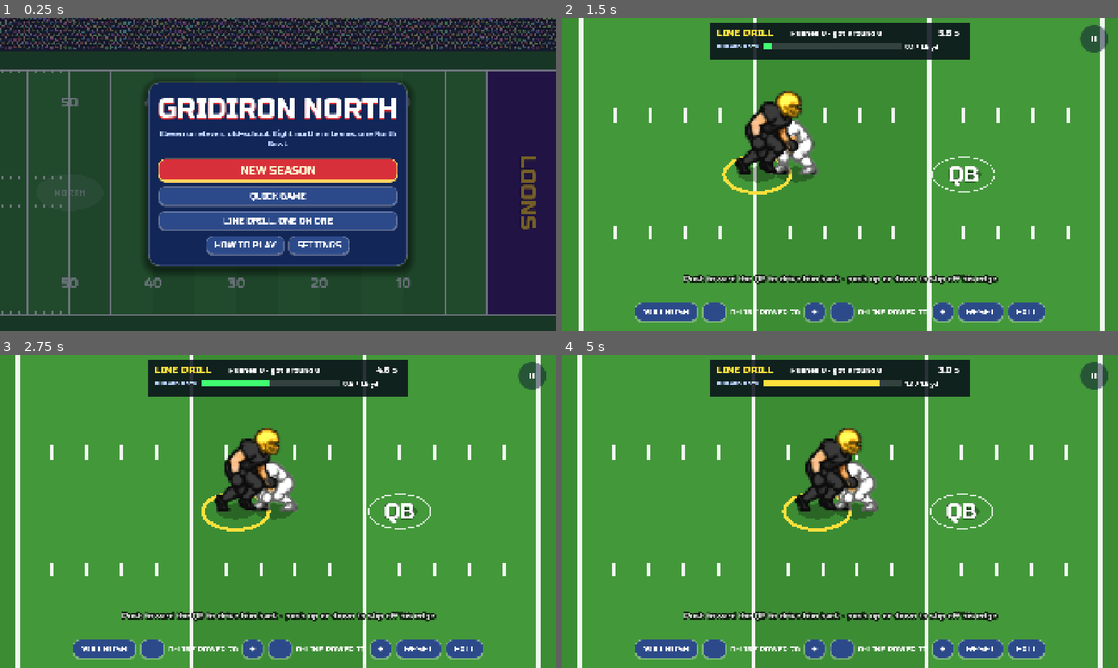
Above: before the commit, frames 1-4 (two rows, left to right).
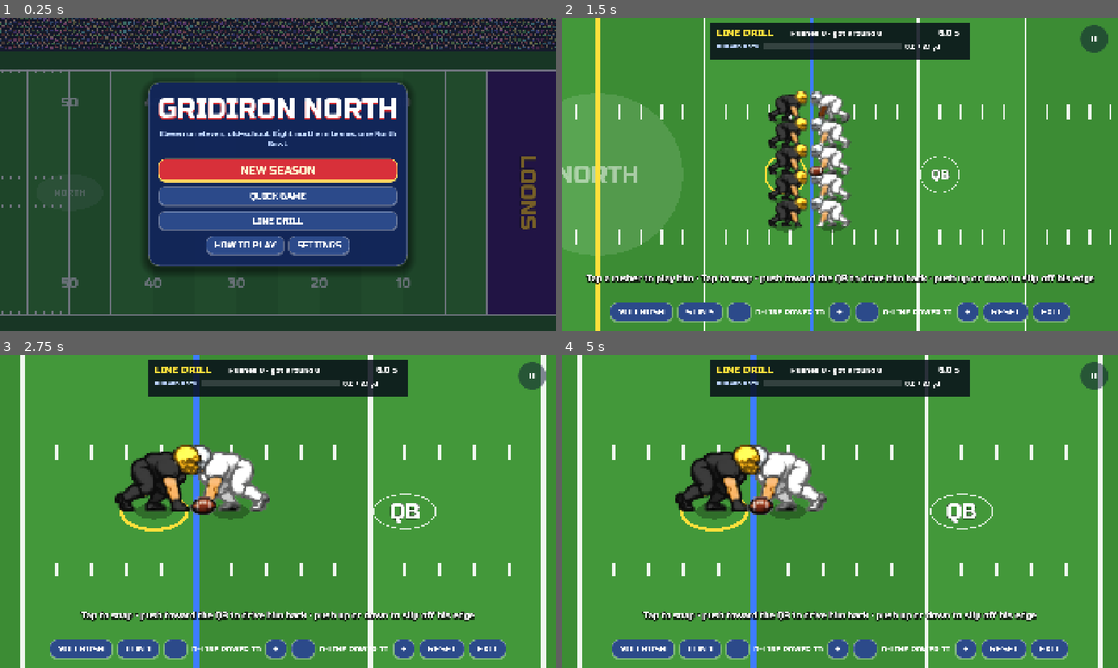
Above: after the commit, the same moments.

Repository: barnes1084/football
Game: Godot game, scene res://scenes/main.tscn
The game is run twice, just before and just after one commit, with the same random seed, the same clock (stepped at 60 frames per second) and the same inputs.
Inputs (mouse positions are in pixels of both pictures, inside the frame that each line leads up to):
- Up to frame 1 (0.25 s): no input
- Up to frame 2 (1.5 s): click (840, 221) at 0.5 s, where only the run after the commit has a clickable "LINE DRILL"; click (701, 312) at 1.25 s, where only the run after the commit has a clickable "1 ON 1"
- Up to frame 3 (2.75 s): click (139, 649) at 2 s, where only the run after the commit has a clickable "5 ON 5"
- Up to frame 4 (5 s): tap Enter at 2.75 s; move the mouse to (962, 495) at 2.77 s; hold D 2.78-3.5 s; tap P at 2.85 s; click (962, 495) at 2.92 s; tap Space at 3.02 s; click "RESUME" at 3.5 s; drag from (728, 527) to (812, 574) at 4.27 s

The runs differ from the first frame. In frame 1, 0.3% of the frame differs, in the area x 40-60%, y 63-66%; in frame 2, 20%, in the area x 0-99%, y 0-100%; in frame 3, 19%; in frame 4, 13%.

Commit message:
Line drill: 5 on 5, lines set up apart, a blocking pose
- New pose for blocking linemen, hands out and punching, cut from
  art-source/pass_block.png by tools/cut_players.py (scaled to the sheets'
  poses, its skin recolored to both skin tones, with a uniform mask so it
  takes team colors).
- The two lines set up `lineSplit` apart (2.2 yd), in the game and the
  drill.
- The line drill has a 5 ON 5 mode: the whole offensive line against five
  rushers, each head up on a lineman. Tap a rusher to play him. Seen from
  higher up and a bit farther out so every lane is clear.
- The wall settings tuned in the APK are the new defaults (square 1.2 yd,
  end reach 3 yd, pocket set 3 yd, give 3.1 yd, gap 2 yd, slide 2.1 yd/s,
  blocking reach 2 yd). The pocket never sets back past the quarterback's
  drop.

Co-Authored-By: Claude Opus 5.5 <noreply@anthropic.com>
Claude-Session: https://claude.ai/code/session_01BJU6vHvAKtZH6NTjzje4Ra

Diff:
--- a/assets/players/meta.json
+++ b/assets/players/meta.json
@@ -444,5 +444,16 @@
    133
   ],
   "top": 4
+ },
+ "passblock": {
+  "size": [
+   211,
+   167
+  ],
+  "foot": [
+   67,
+   162
+  ],
+  "top": 4
  }
 }
--- a/default_settings.cfg
+++ b/default_settings.cfg
@@ -114,13 +114,13 @@
 ; How long blocks hold (backs, tight ends, receivers) (0.2 to 4 ×)
 blockHold=1
 ; Wall: half the width of a lineman's square (0.3 to 1.2 yd)
-wallSquare=0.65
+wallSquare=1.2
 ; Wall: extra reach outside for the end linemen (0 to 3 yd): so edge rushers have to beat the tackles too
-wallEdge=1.2
+wallEdge=3
 ; Wall: steps back to set the pocket (0 to 3 yd)
-wallSet=1
+wallSet=3
 ; Wall: pushed back this far, a rusher gets around (0.3 to 5 yd)
-wallGive=1.6
+wallGive=3.1
 ; Wall: pass rush push (even matchup) (0 to 3 yd/s)
 wallPush=0.55
 ; Wall: push on a run (even matchup) (-2 to 2 yd/s): below 0, the line drives the defense back
@@ -129,12 +129,14 @@
 wallPower=1.8
 ; Wall: a free neighbor's double team slows the push by (0 to 1 yd/s)
 wallHelp=0.2
+; Lines: how far apart the two lines set up (1 to 5 yd): offensive and defensive linemen at the snap
+lineSplit=2.2
 ; Wall: how far apart a lineman and his rusher stand (0.5 to 2 yd)
-wallGap=1.1
+wallGap=2
 ; Wall: how fast a rusher can slide across (0 to 4 yd/s)
-wallSlip=1.4
+wallSlip=2.1
 ; Blocking reach (0.4 to 2 yd)
-blockReach=1
+blockReach=2
 
 ; ---------- PASSING ----------
 ; Pass speed (8 to 40 yd/s): at an average arm
--- a/scripts/field.gd
+++ b/scripts/field.gd
@@ -105,8 +105,11 @@
 	view = get_viewport_rect().size
 	sq = Tune.v.fieldTilt
 	if g != null and g.drill:
-		# The line drill: up close.
-		k = view.x / 16.0
+		# The line drill: up close; for five on five, farther out and seen
+		# from higher up so every matchup has its own lane.
+		k = view.x / (26.0 if g.drill_five else 16.0)
+		if g.drill_five:
+			sq = 0.95
 	elif whole_field():
 		# Zoom out until both sidelines fit under the scoreboard.
 		k = (view.y - TOP_PX - BOTTOM_PX) / ((Game.FIELD_W + SIDE_MARGIN * 2) * sq)
@@ -205,6 +208,8 @@
 			actors.add_child(s)
 			sprites[p] = s
 	var sc: float = player_scale() * k / 56.5
+	if g.drill and g.drill_five:
+		sc *= 0.75
 	for p in g.players:
 		var s: Sprite2D = sprites[p]
 		var pose := pose_for(p)
@@ -266,7 +271,8 @@
 	# The wall: linemen block from the low crouch, rocking as they're pushed.
 	if p.wall and phase in ["live", "dead"] and p.vel.length() < 3.0:
 		if p.engaged != null:
-			return "lb" if int(Time.get_ticks_msec() / 260 + p.id) % 2 == 0 else "lb2"
+			# Hands out, punching: the blocking stance.
+			return "passblock"
 		return "lb"
 	if p.engaged != null:
 		var push := int(Time.get_ticks_msec() / 220 + p.id) % 2 == 0
--- a/scripts/game.gd
+++ b/scripts/game.gd
@@ -130,6 +130,7 @@
 var drill_ol := 0.7
 var drill_log: Array = []
 var drill_beat := -1.0
+var drill_five := false
 const DRILL_TIME := 6.0
 
 
@@ -451,6 +452,7 @@
 	for i in Playbook.DEF_FORM.size():
 		var s: Dictionary = Playbook.DEF_FORM[i]
 		dlist.append(_make_player(1 - poss, s, de_team.defense[i], Vector2(lx + s.dx * d, ball_y + s.dy * d)))
+	_split_lines()
 	_assign_jobs()
 	if user == poss:
 		controlled = null
@@ -474,6 +476,20 @@
 		if p.slot == slot:
 			return p
 	return null
+
+
+## The two lines set up `lineSplit` apart: the offensive line a little
+## behind the ball, the defensive line across from it.
+func _split_lines() -> void:
+	var d: int = dir[poss]
+	var lx := los_x()
+	var split: float = Tune.v.lineSplit
+	for p: P in players:
+		if p.role == "OL":
+			p.at.x = lx - d * split * 0.45
+		elif p.role == "DL":
+			p.at.x = lx + d * split * 0.55
+		p.tgt = p.at
 
 
 ## Routes, blocks and coverage for the play called.
@@ -769,6 +785,8 @@
 	if off_call.kind == "run" and off_call.carrier == "QB":
 		handed = true
 		qb.job = "carry"
+	if qb != null:
+		qb.home = qb.at
 	# Blockers pick their men; the linemen form the wall.
 	for p: P in offense():
 		if p.role == "OL":
@@ -780,7 +798,7 @@
 	line.sort_custom(func(a, b): return a.home.y < b.home.y)
 	for i in line.size():
 		var p: P = line[i]
-		var edge: float = 0.0 if drill else Tune.v.wallEdge
+		var edge: float = 0.0 if drill and line.size() == 1 else Tune.v.wallEdge
 		p.lo = p.home.y - Tune.v.wallSquare - (edge if i == 0 else 0.0)
 		p.hi = p.home.y + Tune.v.wallSquare + (edge if i == line.size() - 1 else 0.0)
 		if p.job in ["block", "lead"]:
@@ -1129,7 +1147,13 @@
 func wall_x(p: P) -> float:
 	var d: int = dir[poss]
 	var s := clampf(t / 0.4, 0.0, 1.0)
-	var step: float = -Tune.v.wallSet if off_call.get("kind", "") == "pass" else 0.4
+	var step := 0.4
+	if off_call.get("kind", "") == "pass":
+		# Set the pocket, but stay in front of where the quarterback drops to.
+		var lx := los_x()
+		var qb_depth: float = maxf(float(off_call.get("drop", 5.0)), absf(qb.home.x - lx) if qb != null else 0.0)
+		var line_depth := absf(p.home.x - lx)
+		step = -minf(Tune.v.wallSet, maxf(0.0, qb_depth - 1.5 - line_depth))
 	return p.home.x + d * (step * s) - d * p.give
 
 
@@ -1913,8 +1937,9 @@
 ## One offensive lineman against one defensive lineman. You play the
 ## defensive lineman (or watch the computer do both): drive your man back,
 ## or slip off the edge of his square, and get to the quarterback's spot.
-func start_drill(you_rush: bool, dl_power: float, ol_power: float) -> void:
+func start_drill(you_rush: bool, dl_power: float, ol_power: float, five := false) -> void:
 	drill = true
+	drill_five = five
 	drill_user = you_rush
 	drill_dl = dl_power
 	drill_ol = ol_power
@@ -1946,14 +1971,25 @@
 	def_call = Playbook.defense("base")
 	var d: int = dir[poss]
 	var lx := los_x()
-	var o_r: Dictionary = teams[poss].offense.filter(func(r): return r.role == "OL")[0].duplicate()
-	o_r.pwr = drill_ol
-	var ol := _make_player(poss, {slot = "C", role = "OL"}, o_r, Vector2(lx - 0.6 * d, ball_y))
-	ol.job = "block"
-	var d_r: Dictionary = teams[1 - poss].defense[1].duplicate()
-	d_r.pwr = drill_dl
-	var dl := _make_player(1 - poss, {slot = "DL2", role = "DL"}, d_r, Vector2(lx + 0.9 * d, ball_y))
-	dl.job = "rush"
+	var split: float = Tune.v.lineSplit
+	# One lineman across from one rusher, or the whole line: five on five,
+	# each rusher head up on a lineman.
+	var lanes := [0.0] if not drill_five else [-2.6, -1.3, 0.0, 1.3, 2.6]
+	var slots := ["LT", "LG", "C", "RG", "RT"] if drill_five else ["C"]
+	var ol_roster: Array = teams[poss].offense.filter(func(r): return r.role == "OL")
+	var dl_roster: Array = teams[1 - poss].defense.filter(func(r): return r.role == "DL")
+	var dl: P = null
+	for i in lanes.size():
+		var o_r: Dictionary = ol_roster[i % ol_roster.size()].duplicate()
+		o_r.pwr = drill_ol
+		var ol := _make_player(poss, {slot = slots[i], role = "OL"}, o_r, Vector2(lx - d * split * 0.45, ball_y + lanes[i] * d))
+		ol.job = "block"
+		var d_r: Dictionary = dl_roster[(i + 1) % dl_roster.size()].duplicate()
+		d_r.pwr = drill_dl
+		var rusher := _make_player(1 - poss, {slot = "DL%d" % (i + 1), role = "DL"}, d_r, Vector2(lx + d * split * 0.55, ball_y + lanes[i] * d))
+		rusher.job = "rush"
+		if lanes[i] == 0.0:
+			dl = rusher
 	# The quarterback's spot: the target, not drawn as a player.
 	qb = P.new()
 	qb.team = poss
@@ -1963,7 +1999,7 @@
 	carrier = qb
 	controlled = dl if drill_user else null
 	if drill_user:
-		_banner("", "Tap to snap · push toward the QB to drive him back · push up or down to slip off his edge")
+		_banner("", ("Tap a rusher to play him · " if drill_five else "") + "Tap to snap · push toward the QB to drive him back · push up or down to slip off his edge")
 	else:
 		_banner("", "")
 
@@ -1973,11 +2009,18 @@
 		_snap()
 
 
+## The lineman to show on the drill's meter: the one blocking you, or the
+## one driven back the farthest.
 func drill_ol_player() -> P:
+	var best: P = null
 	for p: P in players:
-		if p.role == "OL":
+		if p.role != "OL":
+			continue
+		if controlled != null and p.engaged == controlled:
 			return p
-	return null
+		if best == null or p.give > best.give:
+			best = p
+	return best
 
 
 func drill_dl_player() -> P:
@@ -1990,13 +2033,16 @@
 ## The rusher wins by getting around and reaching the quarterback's spot;
 ## the lineman wins by holding him off until time runs out.
 func _drill_check() -> void:
-	var dl := drill_dl_player()
-	if dl == null:
-		return
-	if drill_beat < 0 and dl.free > 0:
-		drill_beat = t
-		events.append({type = "miss", team = dl.team})
-	if dl.at.distance_to(qb.at) < Tune.v.tackleReach + 0.3:
+	var dl: P = null
+	for p: P in players:
+		if p.role != "DL":
+			continue
+		if drill_beat < 0 and p.free > 0:
+			drill_beat = t
+			events.append({type = "miss", team = p.team})
+		if p.at.distance_to(qb.at) < Tune.v.tackleReach + 0.3:
+			dl = p
+	if dl != null:
 		dl.set_act("tackler")
 		dl.down = 1.0
 		events.append({type = "tackle", team = poss, big = true})
--- a/scripts/main.gd
+++ b/scripts/main.gd
@@ -87,8 +87,13 @@
 			g.give_ball(0, 35.0)
 			_choose_defense("base")
 			await _wait(4.5)
-		"drill", "drill_watch":
-			_start_drill(what == "drill")
+		"drill", "drill_watch", "drill5", "drill5_pre":
+			_drill.five = what.begins_with("drill5")
+			_start_drill(what != "drill_watch")
+			if what == "drill5_pre":
+				await _wait(0.6)
+				_shot_save(file)
+				return
 			await _wait(0.5)
 			g.drill_snap()
 			await _wait(1.2)
@@ -130,6 +135,10 @@
 		_:
 			await _wait(1.5)
 	await _wait(0.3)
+	_shot_save(file)
+
+
+func _shot_save(file: String) -> void:
 	var img := get_viewport().get_texture().get_image()
 	img.save_png(file)
 	print("saved ", ProjectSettings.globalize_path(file))
@@ -302,7 +311,7 @@
 	else:
 		box.add_child(UI.button("NEW SEASON", func(): _pick_team(false), "big"))
 	box.add_child(UI.button("QUICK GAME", func(): _pick_team(true)))
-	box.add_child(UI.button("LINE DRILL: ONE ON ONE", func(): _start_drill(true)))
+	box.add_child(UI.button("LINE DRILL", func(): _start_drill(true)))
 	var row := HBoxContainer.new()
 	row.alignment = BoxContainer.ALIGNMENT_CENTER
 	row.add_child(UI.button("HOW TO PLAY", _how_to))
@@ -561,7 +570,7 @@
 
 # ---------- Line drill ----------
 
-var _drill := {you = true, dl = 0.7, ol = 0.7}
+var _drill := {you = true, dl = 0.7, ol = 0.7, five = false}
 
 
 ## One offensive lineman against one defensive lineman, nobody else: try
@@ -570,7 +579,7 @@
 	_drill.you = you_rush
 	season_game = false
 	var game := Game.new(3, "balanced", 5, "balanced", 0, 0)
-	game.start_drill(_drill.you, _drill.dl, _drill.ol)
+	game.start_drill(_drill.you, _drill.dl, _drill.ol, _drill.five)
 	_set_game(game)
 	screen = "play"
 	clear_menu()
@@ -581,7 +590,7 @@
 
 func _restart_drill() -> void:
 	var log: Array = g.drill_log
-	g.start_drill(_drill.you, _drill.dl, _drill.ol)
+	g.start_drill(_drill.you, _drill.dl, _drill.ol, _drill.five)
 	g.drill_log = log
 	field.set_game(g)
 	clear_menu()
@@ -601,6 +610,10 @@
 		_drill.you = not _drill.you
 		_restart_drill())
 	bar.add_child(you)
+	bar.add_child(UI.button("5 ON 5" if _drill.five else "1 ON 1", func():
+		_drill.five = not _drill.five
+		g.drill_log.clear()
+		_restart_drill()))
 	for side in [["dl", "D-LINE"], ["ol", "O-LINE"]]:
 		var key: String = side[0]
 		bar.add_child(UI.button("−", func():
@@ -758,7 +771,9 @@
 
 func _tap(pos: Vector2) -> void:
 	if g.drill:
-		g.drill_snap()
+		# In the drill a tap picks a rusher, or snaps the ball.
+		if not g.select_at(field.to_field(pos)) and g.phase == "presnap":
+			g.drill_snap()
 	elif g.phase == "presnap" and g.poss == g.user:
 		g.hike()
 	elif g.user >= 0 and g.ball_team() != g.user:
--- a/scripts/tune.gd
+++ b/scripts/tune.gd
@@ -59,17 +59,18 @@
 	{key = "diveBonus", label = "Extra tackle chance on a dive", min = 0, max = 1, step = 0.01, def = 0.25, pct = true},
 	{key = "missStun", label = "Stumble after a missed tackle", min = 0, max = 2, step = 0.05, def = 0.7, unit = "s"},
 	{key = "blockHold", label = "How long blocks hold (backs, tight ends, receivers)", min = 0.2, max = 4, step = 0.05, def = 1, unit = "×"},
-	{key = "wallSquare", label = "Wall: half the width of a lineman's square", min = 0.3, max = 1.2, step = 0.05, def = 0.65, unit = "yd"},
-	{key = "wallEdge", label = "Wall: extra reach outside for the end linemen", min = 0, max = 3, step = 0.1, def = 1.2, unit = "yd", note = "so edge rushers have to beat the tackles too"},
-	{key = "wallSet", label = "Wall: steps back to set the pocket", min = 0, max = 3, step = 0.1, def = 1, unit = "yd"},
-	{key = "wallGive", label = "Wall: pushed back this far, a rusher gets around", min = 0.3, max = 5, step = 0.1, def = 1.6, unit = "yd"},
+	{key = "wallSquare", label = "Wall: half the width of a lineman's square", min = 0.3, max = 1.2, step = 0.05, def = 1.2, unit = "yd"},
+	{key = "wallEdge", label = "Wall: extra reach outside for the end linemen", min = 0, max = 3, step = 0.1, def = 3, unit = "yd", note = "so edge rushers have to beat the tackles too"},
+	{key = "wallSet", label = "Wall: steps back to set the pocket", min = 0, max = 3, step = 0.1, def = 3, unit = "yd"},
+	{key = "wallGive", label = "Wall: pushed back this far, a rusher gets around", min = 0.3, max = 5, step = 0.1, def = 3.1, unit = "yd"},
 	{key = "wallPush", label = "Wall: pass rush push (even matchup)", min = 0, max = 3, step = 0.05, def = 0.55, unit = "yd/s"},
 	{key = "wallRunPush", label = "Wall: push on a run (even matchup)", min = -2, max = 2, step = 0.05, def = 0.05, unit = "yd/s", note = "below 0, the line drives the defense back"},
 	{key = "wallPower", label = "Wall: how much strength changes the push", min = 0, max = 5, step = 0.1, def = 1.8, unit = "yd/s"},
 	{key = "wallHelp", label = "Wall: a free neighbor's double team slows the push by", min = 0, max = 1, step = 0.05, def = 0.2, unit = "yd/s"},
-	{key = "wallGap", label = "Wall: how far apart a lineman and his rusher stand", min = 0.5, max = 2, step = 0.05, def = 1.1, unit = "yd"},
-	{key = "wallSlip", label = "Wall: how fast a rusher can slide across", min = 0, max = 4, step = 0.1, def = 1.4, unit = "yd/s"},
-	{key = "blockReach", label = "Blocking reach", min = 0.4, max = 2, step = 0.05, def = 1, unit = "yd"},
+	{key = "lineSplit", label = "Lines: how far apart the two lines set up", min = 1, max = 5, step = 0.1, def = 2.2, unit = "yd", note = "offensive and defensive linemen at the snap"},
+	{key = "wallGap", label = "Wall: how far apart a lineman and his rusher stand", min = 0.5, max = 2, step = 0.05, def = 2, unit = "yd"},
+	{key = "wallSlip", label = "Wall: how fast a rusher can slide across", min = 0, max = 4, step = 0.1, def = 2.1, unit = "yd/s"},
+	{key = "blockReach", label = "Blocking reach", min = 0.4, max = 2, step = 0.05, def = 2, unit = "yd"},
 	{group = "PASSING"},
 	{key = "passSpeed", label = "Pass speed", min = 8, max = 40, step = 0.5, def = 22, unit = "yd/s", note = "at an average arm"},
 	{key = "maxThrow", label = "Longest throw", min = 20, max = 80, step = 1, def = 55, unit = "yd"},
--- a/tests/run_tests.gd
+++ b/tests/run_tests.gd
@@ -239,7 +239,7 @@
 		if p != dl and p != g.qb and p.role != "OL":
 			p.down = 9999.0
 			p.job = "out"
-	for i in 900:
+	for i in 1800:
 		g.step(1.0 / 120.0)
 		g.events.clear()
 		if dl.free > 0 or dl.act == "tackler":
@@ -264,7 +264,7 @@
 		strong += wall_time(0.95, 500 + i)
 		weak += wall_time(0.35, 500 + i)
 	print("wall: a strong rusher gets around in %.1f s, a weak one in %.1f s (99 = never)" % [strong / 4, weak / 4])
-	check(strong < 20.0, "a strong rusher gets around (%.1f s avg)" % (strong / 4))
+	check(strong / 4 < 14.0, "a strong rusher gets around (%.1f s avg)" % (strong / 4))
 	check(strong < weak, "stronger rushers push the wall back faster (%.1f s vs %.1f s)" % [strong / 4, weak / 4])
 	# You at defensive tackle, pushing straight at the quarterback.
 	var h := user_defense(30.0, "base", 77)
@@ -283,14 +283,18 @@
 
 
 ## Runs line drill rushes; returns how many the rusher won.
-func drill_wins(dl: float, ol: float, n: int, push := Vector2.ZERO, you := false) -> int:
+## `steer`: you push toward the quarterback's spot (else the computer rushes).
+func drill_wins(dl: float, ol: float, n: int, steer := false, you := false, five := false) -> int:
 	var g := Game.new(3, "balanced", 5, "balanced", 0, 900)
-	g.start_drill(you, dl, ol)
+	g.start_drill(you, dl, ol, five)
 	var guard := 0
 	while g.drill_log.size() < n and guard < 120 * 20 * n:
 		if g.phase == "presnap":
 			g.drill_snap()
-		g.step(1.0 / 120.0, push if g.phase == "live" else Vector2.ZERO)
+		var move := Vector2.ZERO
+		if steer and g.phase == "live" and g.controlled != null:
+			move = (g.qb.at - g.controlled.at).normalized()
+		g.step(1.0 / 120.0, move)
 		g.events.clear()
 		guard += 1
 	return g.drill_log.filter(func(r): return r.won).size()
@@ -307,12 +311,27 @@
 	check(strong >= 5, "a strong rusher beats a weak lineman (%d of 6)" % strong)
 	check(weak <= 1, "a strong lineman holds off a weak rusher (%d of 6 got around)" % weak)
 	# You, pushing straight at the quarterback's spot, in an even matchup.
-	var gd := Game.new(3, "balanced", 5, "balanced", 0, 1)
-	gd.start_drill(true, 0.7, 0.7)
-	var pushing := drill_wins(0.7, 0.7, 4, Vector2(-gd.dir[gd.poss], 0), true)
-	check(pushing >= 3, "driving straight at him wins an even matchup (%d of 4)" % pushing)
-	var idle := drill_wins(0.7, 0.7, 4, Vector2(0, 0.0), true)
-	check(idle <= pushing, "pushing beats standing still (%d vs %d)" % [pushing, idle])
+	var pushing := drill_wins(0.7, 0.7, 4, true, true)
+	check(pushing >= 3, "driving at the quarterback wins an even matchup (%d of 4)" % pushing)
+	# Five on five.
+	var f := Game.new(3, "balanced", 5, "balanced", 0, 1)
+	f.start_drill(true, 0.7, 0.7, true)
+	check(f.players.size() == 10, "5 on 5 has ten linemen (%d)" % f.players.size())
+	check(f.players.filter(func(p): return p.role == "OL").size() == 5 and f.players.filter(func(p): return p.role == "DL").size() == 5, "five on each side")
+	var lx := f.los_x()
+	var apart: float = absf(f.players.filter(func(p): return p.role == "DL")[0].at.x - f.players.filter(func(p): return p.role == "OL")[0].at.x)
+	check(is_equal_approx(apart, Tune.v.lineSplit), "the lines set up %.1f yd apart (%.2f)" % [Tune.v.lineSplit, apart])
+	var o_one = f.players.filter(func(p): return p.role == "DL")[0]
+	check(f.select_at(o_one.at), "you can pick any of the five defensive linemen")
+	f.drill_snap()
+	for i in 120:
+		f.step(1.0 / 120.0)
+		f.events.clear()
+	var blocked := f.players.filter(func(p): return p.role == "OL" and p.engaged != null).size()
+	check(blocked >= 4, "the wall picks up the rush (%d of 5 blocking)" % blocked)
+	var five_strong := drill_wins(0.95, 0.4, 3, false, false, true)
+	var five_weak := drill_wins(0.35, 0.95, 3, false, false, true)
+	check(five_strong >= five_weak, "5 on 5: strong rushers do better than weak ones (%d vs %d)" % [five_strong, five_weak])
 
 
 func test_downs() -> void:
Binary file added: art-source/pass_block.png
Not shown, added: art-source/pass_block.png.import
Binary file added: assets/players/dark/passblock.png
Not shown, added: assets/players/dark/passblock.png.import
Binary file added: assets/players/dark/passblock_mask.png
Not shown, added: assets/players/dark/passblock_mask.png.import
Binary file added: assets/players/light/passblock.png
Not shown, added: assets/players/light/passblock.png.import
Binary file added: assets/players/light/passblock_mask.png
Not shown, added: assets/players/light/passblock_mask.png.import
